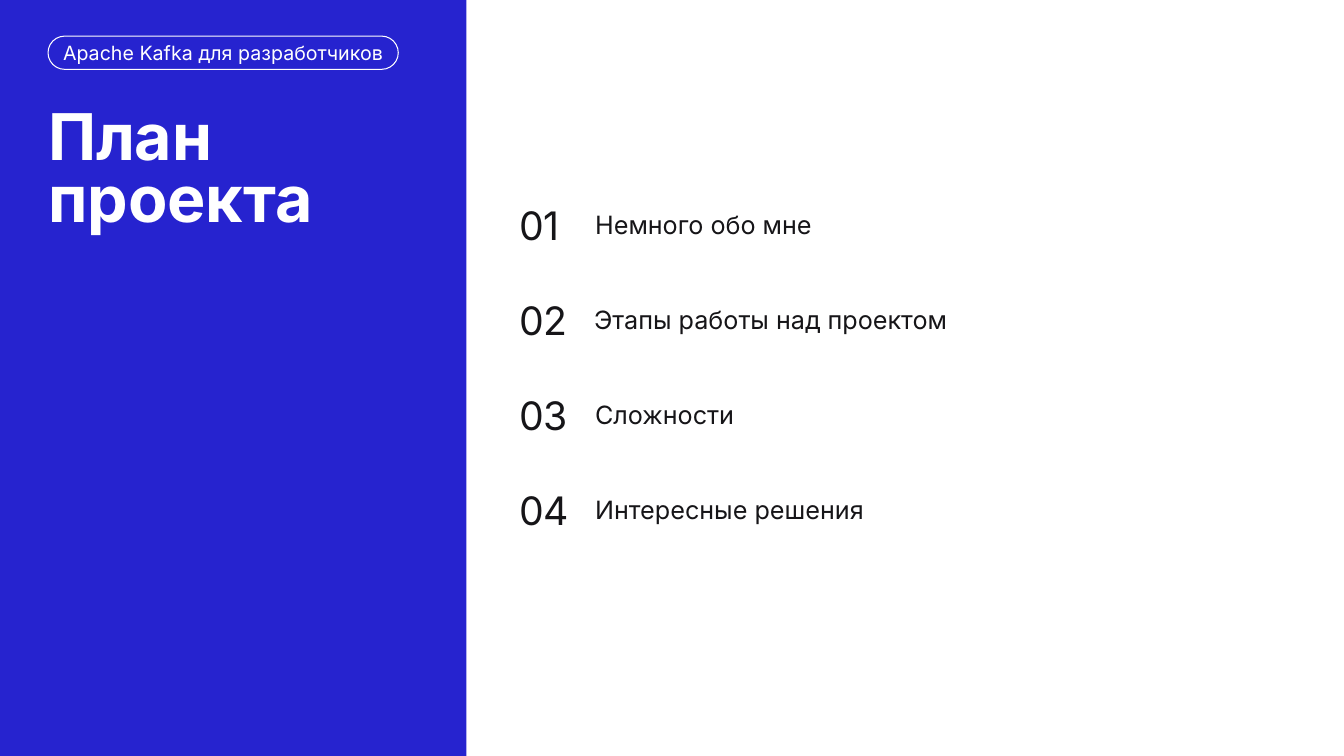
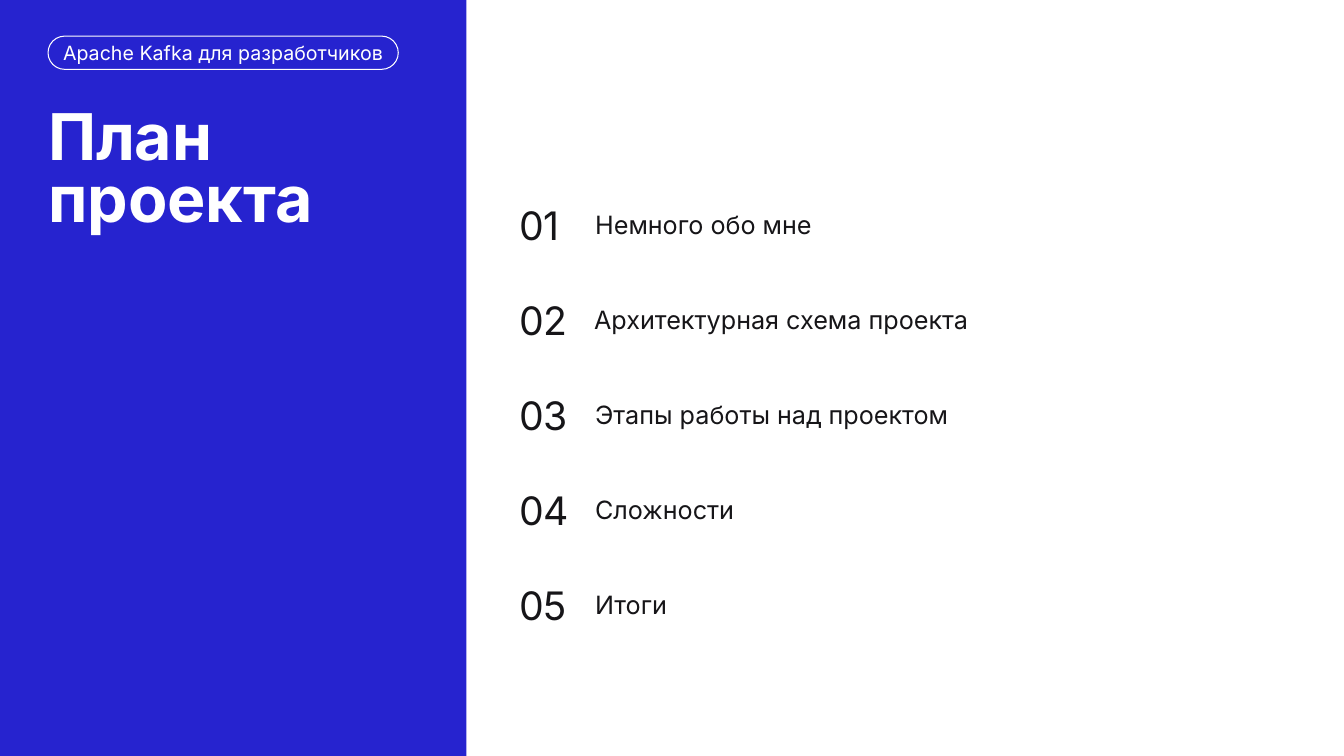
Before and after one commit to CoolGosha/kafka-for-devs-final-project, a slide deck: slide 2 of Защита проекта Кафка для разработчиков Гонтарь Роман.pptx. Drawn at 1344x756 pixels with LibreOffice and Linux fonts; fonts in the diff are those of the drawing; background and template pictures are left out. Boxes give left, top, right and bottom in pixels: in the first picture for what was removed or moved away, otherwise in the second. Text is boxed around its words. In the diff, an @@ line names an element or a change of style, - is before the commit and + after.

Commit message:
Update README.md и Защита проекта Кафка для разработчиков Гонтарь Роман.pptx

```diff
--- a/Защита проекта Кафка для разработчиков Гонтарь Роман.pptx
+++ b/Защита проекта Кафка для разработчиков Гонтарь Роман.pptx
@@ text added at (594, 310, 968, 334), 18 pt, text #161518 @@
+Архитектурная схема проекта
@@ text "Этапы работы над проектом": place and size @@
-text "Этапы работы над проектом" at (594, 310, 947, 334)
+text "Этапы работы над проектом" at (595, 405, 948, 429)
@@ text "Этапы работы над проектом" at (595, 405, 948, 429): indent changed @@
@@ text "Сложности": place and size @@
-text "Сложности" at (595, 405, 734, 425)
+text "Сложности" at (595, 500, 734, 520)
@@ text removed at (595, 500, 864, 524) @@
-Интересные решения
@@ text added at (519, 591, 567, 621), 28 pt, text #161518 @@
+05
@@ text added at (595, 595, 667, 615), 18 pt, text #161518 @@
+Итоги
```
Also in this commit, not shown: 1 other slide changed, 14 slides added, 6 slides removed, 1 other file.
